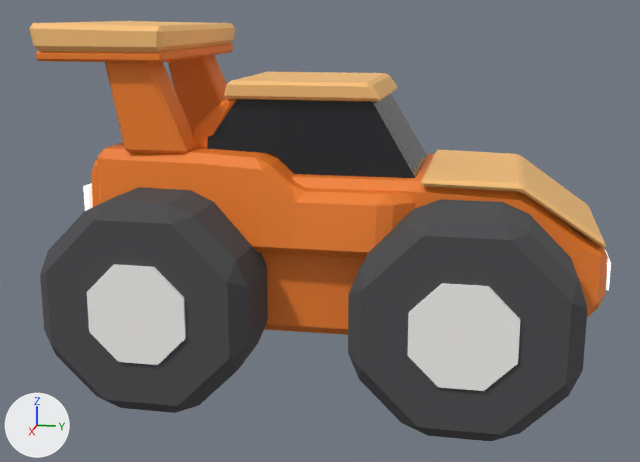
The glTF model models/cars/buggy.glb: old version first, new version second.
Before and after are seen from a camera (50 mm lens) standing at (5.41, 0.99, 2.18) and looking at (0.07, -0.07, 0.85). The lights are fixed; the arrows at lower left show +X, +Y and +Z. The first picture is the older version. Vertices at exactly the same position are counted once.

Names of what the first picture shows: 'body', 'wheel_FR', 'wheel_RR'.
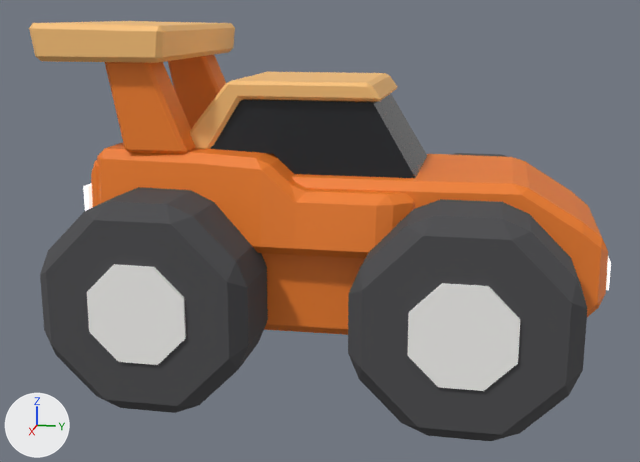
Location of each change, (x1, y1, x2, y2) in pixels of the pictures (640 x 462 px; the box of a moved part takes in the faces that stretch with it):
part 1 of me_body, deleted: before (421, 150, 606, 248)
part 2 of me_body, deleted (orange): before (36, 44, 234, 63)
part 3 of me_body, moved or reshaped: before (421, 184, 608, 312); after (421, 154, 608, 312)
part 4 of me_body, moved or reshaped: before (29, 28, 379, 148); after (29, 28, 379, 149)

Patch to the scene script:
```diff
--- a/models/cars/buggy.glb.py
+++ b/models/cars/buggy.glb.py
@@ me_body @@
 # used by ob_body; location = (0.0, 0.0, 0.0)
 # verts and faces of me_body; kept vertices keep their numbers, new ones are numbered from 398
 # before: 6 (0.43, 1.63, 0.87) at pixel (607, 256), 7 (0.43, 1.58, 0.94) at pixel (600, 244), 8 (0.49, 1.58, 0.89) at pixel (600, 256), 9 (-0.43, 1.63, 0.87), 10 (-0.49, 1.58, 0.89)
 # before: 11 (-0.43, 1.58, 0.94), 16 (0.45, 1.48, 0.98) at pixel (581, 236), 17 (0.51, 1.48, 0.93) at pixel (582, 248), 18 (-0.51, 1.48, 0.93), 19 (-0.45, 1.48, 0.98)
 # before: 24 (0.47, 1.18, 1.21) at pixel (528, 195), 25 (0.48, 1.09, 1.24), 26 (0.52, 1.14, 1.19) at pixel (521, 200), 27 (-0.52, 1.14, 1.19), 28 (-0.48, 1.09, 1.24)
 # before: 29 (-0.47, 1.18, 1.21)
-me_body.from_pydata(...)  # 398 vertices, 736 faces; spans x -0.73..0.73, y -1.63..1.65, z 0.36..2.13
+me_body.from_pydata(...)  # 327 vertices, 606 faces; spans x -0.73..0.73, y -1.63..1.65, z 0.36..2.13
+# me_body part 1: the loose piece of 35 vertices spanning x -0.58..0.58, y 0.59..1.61, z 0.94..1.3 is deleted
+# me_body part 2: the loose piece of 24 vertices spanning x -0.69..0.69, y -1.6..-0.84, z 1.92..1.98 is deleted
+# me_body part 3
+for i in [6, 9, *range(25, 29)]: verts[i] += (0.0, 0.0, 0.03)
+for i in [8, 10, 24, 29]: verts[i] += (0.0, 0.0, 0.04)
+verts[7] = (0.43, 1.59, 0.98)  # moved, pixel (602, 237)
+verts[11] = (-0.43, 1.59, 0.98)  # moved, pixel (588, 205)
+verts[16] = (0.45, 1.48, 1.07)  # moved, pixel (582, 222)
+verts[19] = (-0.45, 1.48, 1.07)  # moved, pixel (571, 190)
+verts[17] = (0.5, 1.48, 1.01)  # moved, pixel (583, 233)
+verts[18] = (-0.5, 1.48, 1.01)  # moved
+# me_body part 4
+# 36 vertices are removed from x -0.44..0.44, y -0.78..-0.51, z 1.39..1.79
+# 78 faces are deleted
+# 6 vertices in x -0.71..0.71, y -0.86..-0.83, z 1.97..2.0 move by (0.0, -0.01, -0.05)
+# 4 vertices in x -0.71..0.71, y -1.61..-1.58, z 2.0 move by (0.0, 0.01, -0.05)
+# 6 vertices move from x -0.68..0.68, y -1.57..-0.55, z 1.7..1.97 to x -0.68..0.68, y -1.57..-0.45, z 1.7..1.92
+# 17 vertices are added at x -0.44..0.44, y -0.8..-0.48, z 1.39..1.79
+# 7 new vertices lie (0.84, 0.0, 0.0) away from vertices in x -0.42, y -0.8..-0.48, z 1.39..1.68
+# 58 new faces join them, mat_peach (orange #fcc378)
 me_body.materials.append(mat_paint)
```
